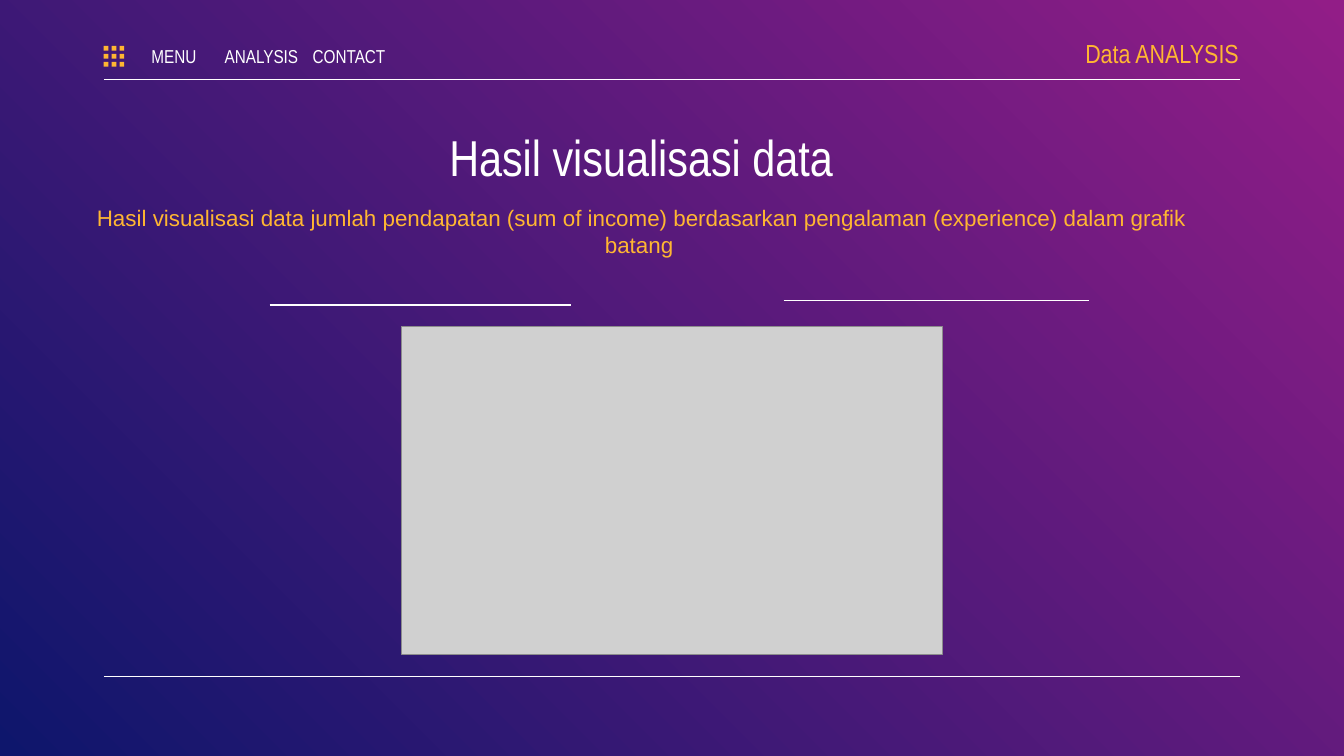
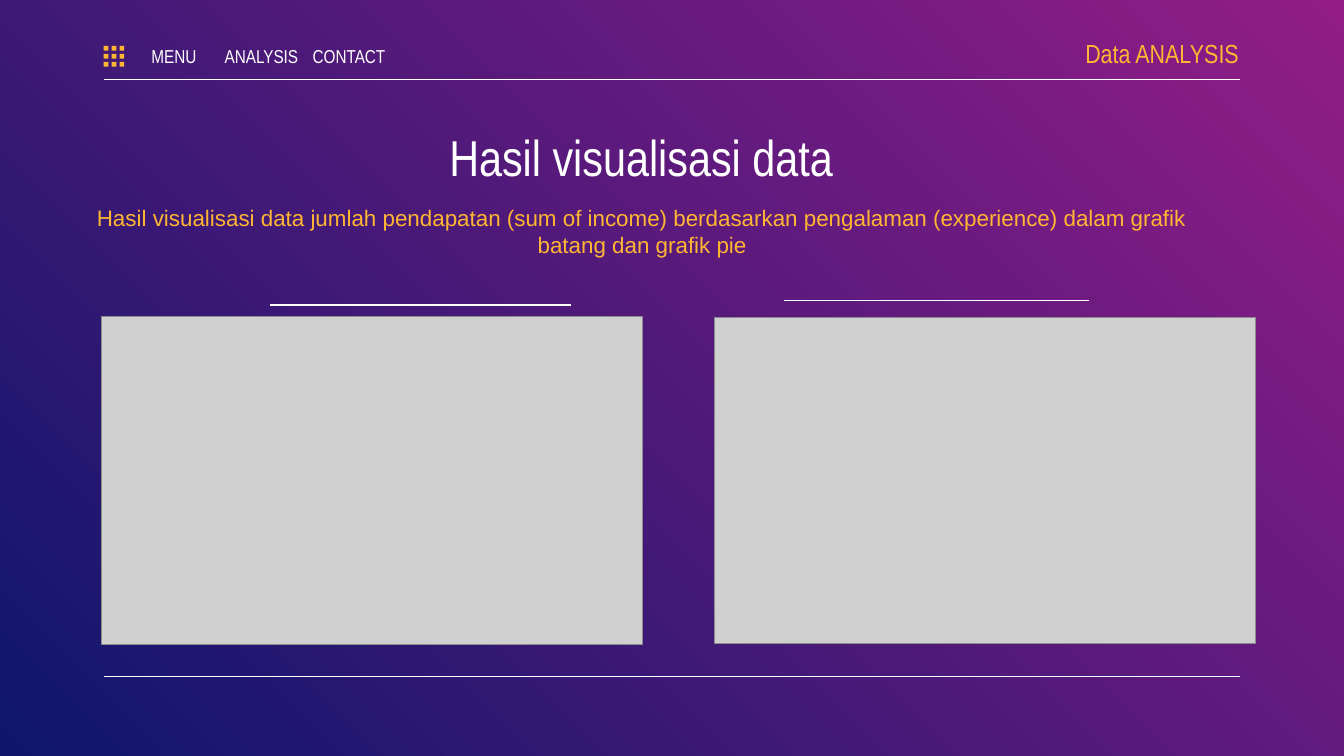
Before and after one commit to JakaDwi/UAS_BI_2022, a slide deck: slide 8 of UAS_BI_VISUALISASI_DATA BANK_19520004.pptx (slide 5 before the commit). Drawn at 1344x756 pixels with LibreOffice and Linux fonts; fonts in the diff are those of the drawing; grey boxes stand for pictures. Boxes give left, top, right and bottom in pixels: in the first picture for what was removed or moved away, otherwise in the second. Text is boxed around its words. In the diff, an @@ line names an element or a change of style, - is before the commit and + after.

```diff
--- a/UAS_BI_VISUALISASI_DATA BANK_19520004.pptx
+++ b/UAS_BI_VISUALISASI_DATA BANK_19520004.pptx
@@ text at (97,209,1186,258): text changed @@
-Hasil visualisasi data jumlah pendapatan (sum of income) berdasarkan pengalaman (experience) dalam grafik batang
+Hasil visualisasi data jumlah pendapatan (sum of income) berdasarkan pengalaman (experience) dalam grafik batang dan grafik pie
@@ picture: place and size @@
-picture at (402,327,942,655)
+picture at (101,316,641,644)
@@ picture added at (714,317,1255,644) @@
```
Also in this commit, not shown: 1 other slide changed, 2 slides added, 1 other file.
